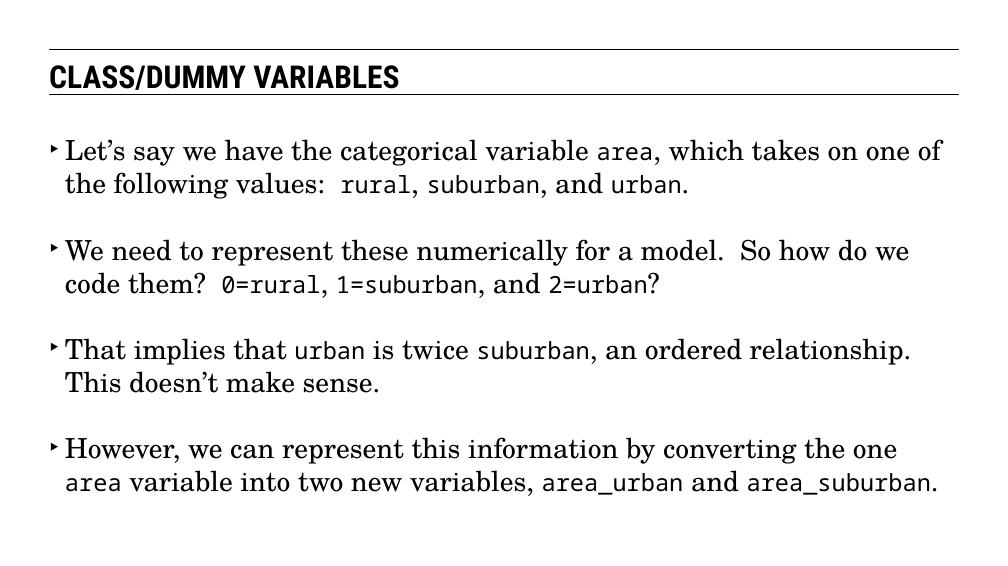
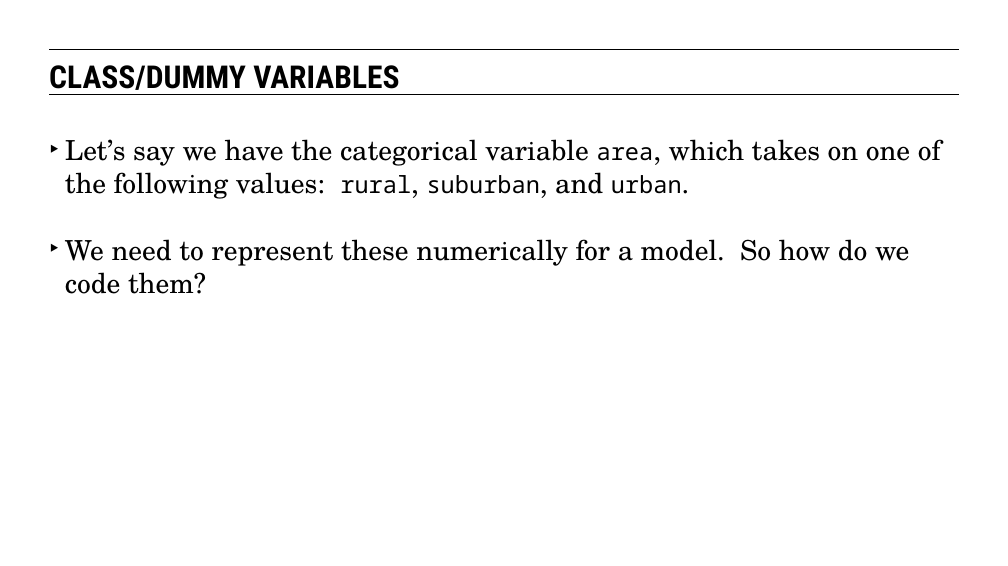
Before and after one commit to eflautt/ga-data-science, a slide deck: slide 55 of lessons/lesson-03/03-statistics-fundamentals.pptx (slide 49 before the commit). Drawn at 1008x566 pixels with LibreOffice and Linux fonts; fonts in the diff are those of the drawing. Boxes give left, top, right and bottom in pixels: in the first picture for what was removed or moved away, otherwise in the second. Text is boxed around its words. In the diff, an @@ line names an element or a change of style, - is before the commit and + after.

```diff
--- a/lessons/lesson-03/03-statistics-fundamentals.pptx
+++ b/lessons/lesson-03/03-statistics-fundamentals.pptx
@@ text at bbox=[65, 239, 909, 294]: text changed @@
-‣ We need to represent these numerically for a model. So how do we code them? 0=rural, 1=suburban, and 2=urban?
-‣ That implies that urban is twice suburban, an ordered relationship. This doesn’t make sense.
-‣ However, we can represent this information by converting the one area variable into two new variables, area_urban and area_suburban.
+‣ We need to represent these numerically for a model. So how do we code them?
```
Also in this commit, not shown: 18 other slides changed, 10 slides added.
